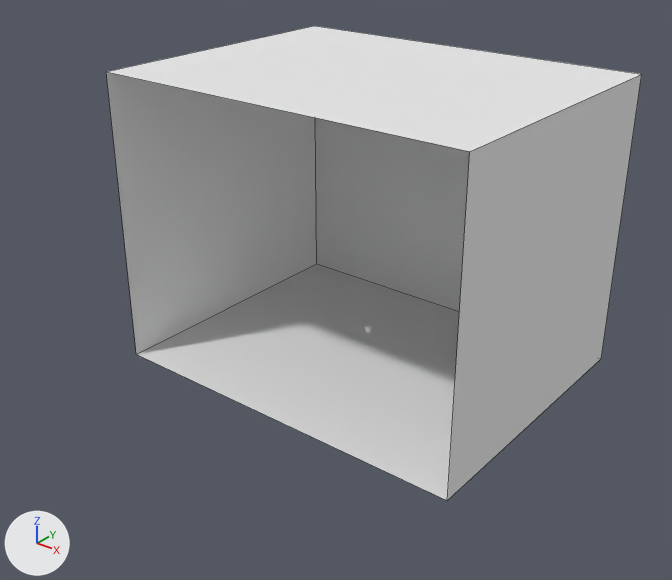
A saved change to the OBJ model Scenes/Box/Animation/BoxMovingLight0005.obj.
Before and after are seen from a camera (50 mm lens) standing at (3.4, -4.61, 3.3) and looking at (0.05, -0.42, 0.7). Arrows for +X, +Y and +Z are at lower left; the lights stay in place. Mesh edges are drawn as thin lines on the coarser meshes. Where no turn or scale is listed for an object, it has been applied to the vertices.

In view in the first picture: 'Room_Cube'.
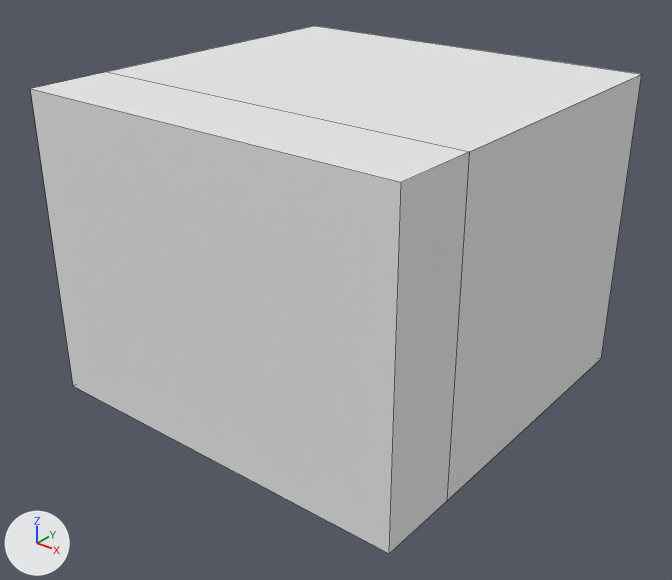
What differs and where, as boxes [x1, y1, x2, y2] in the pictures (672 x 580 px):
'Room_Cube', reshaped (14% wider, 11% taller): before [106, 26, 642, 500]; after [31, 26, 642, 554]
part 1 of me_room_cube, added: after [31, 72, 470, 554]

Edits to the bpy script that builds the scene:
```text
Add mat_backwall:
    mat_backwall = principled_material('BackWall')
    mat_backwall.base_color = (0.8, 0.8, 0.8)  # white #e7e7e7
    mat_backwall.roughness = 1.0
Change me_room_cube:
    where me_room_cube.from_pydata(...)  # 8 vertices, 5 faces; spans x -1.3..1.3, y -1.0..1.0, z 0.0..2.0
    used by ob_room_cube; location = (0.0, 0.0, 0.0)
    verts and faces of me_room_cube; kept vertices keep their numbers, new ones are numbered from 8
    before: 0 (-1.3, -1.0, 0.0) at pixel (136, 354), 1 (-1.3, -1.0, 2.0) at pixel (106, 71), 4 (1.3, -1.0, 0.0) at pixel (447, 500), 5 (1.3, -1.0, 2.0) at pixel (469, 151)
    me_room_cube part 1
    add for new, old in zip([*range(8, 12)], [0, 1, 4, 5]): verts[new] = verts[old] + (0.0, -0.55, 0.0)
    add faces += [(1, 5, 11, 9)]  # mat_ceiling (white #e7e7e7)
    add faces += [(4, 10, 11, 5), (0, 1, 9, 8), (8, 9, 11, 10)]  # mat_walls (white #e7e7e7)
    add faces += [(0, 8, 10, 4)]  # mat_floor (white #e7e7e7)
    add me_room_cube.materials.append(mat_backwall)  # white #e7e7e7
```
